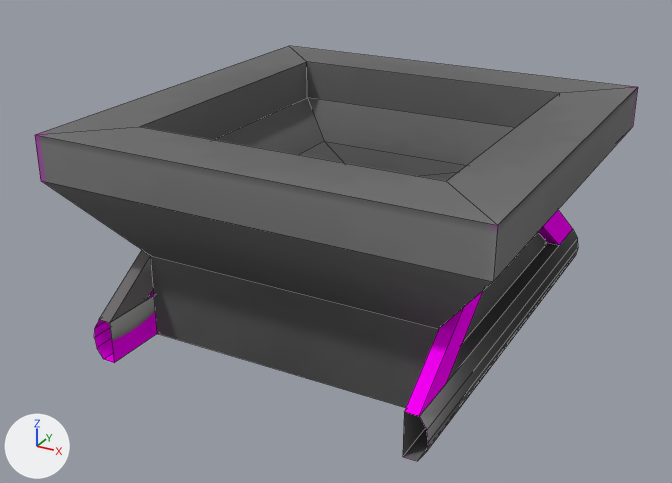
An edit to the Blender file resources/assets/taam/models/conveyor.blend, drawn before and after from the same camera.
One viewpoint serves both versions: a camera (50 mm lens) standing at (1.434, -2.32, 1.07) and looking at (0.468, -0.564, 0.192). The axes (+X, +Y, +Z) are drawn at lower left. The lights are the same throughout. Mesh edges are drawn as thin lines.

The older version as bpy lines, for what is in view:
```python
me_cchmdl = bpy.data.meshes.new('cchmdl')
me_cchmdl.from_pydata(...)  # 16 vertices, 8 faces; spans x 0.5..1.0, y -1.0..0.0, z 0.0..0.5
me_cchmdl.materials.append(mat_conveyor_002)  # picture img_conveyor_002
me_smdl_alu = bpy.data.meshes.new('smdl_alu')
me_smdl_alu.from_pydata(...)  # 98 vertices, 42 faces, 14 loose edges; spans x 0.1..0.9, y -1.0..0.0, z 0.0..0.35
me_smdl_alu.materials.append(mat_conveyor)  # picture img_conveyor
ob_conveyor_chute = bpy.data.objects.new('Conveyor Chute', me_cchmdl)
ob_conveyor_chute.location = (0.0, 0.0, 0.0)
_m = ob_conveyor_chute.modifiers.new('Mirror', 'MIRROR')
_m.use_axis = (True, True, False)
_m.mirror_object = ob_mirrorobject45deg_1
ob_mirrorobject45deg_1 = bpy.data.objects.new('MirrorObject45deg', None)
ob_mirrorobject45deg_1.location = (0.5, -0.5, 0.5)
ob_mirrorobject45deg_1.rotation_euler = (0.0, 0.0, 0.785)  # degrees (0, 0, 45)
ob_support_alu = bpy.data.objects.new('Support_Alu', me_smdl_alu)
ob_support_alu.location = (0.0, 0.0, 0.0)
```
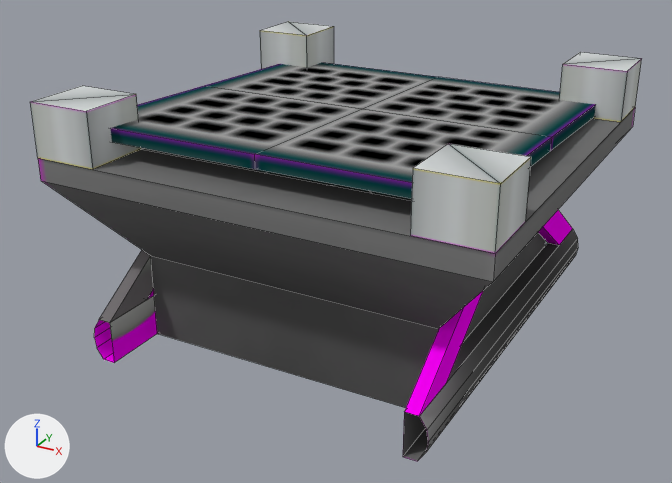
ob_mirrorobject45deg_1 is not drawn itself; it is used by a modifier of ob_conveyor_chute.

Edits to the scene script, one JSON object a line:
```json
{"op": "add", "block": "me_csvmdl", "code": ["me_csvmdl = bpy.data.meshes.new('csvmdl')", "me_csvmdl.from_pydata(...)  # 18 vertices, 16 faces; spans x 0.062..0.938, y -0.938..-0.062, z 0.45..0.52", "me_csvmdl.materials.append(mat_conveyor)  # picture img_conveyor"]}
{"op": "add", "block": "me_cscmdl", "code": ["me_cscmdl = bpy.data.meshes.new('cscmdl')", "me_cscmdl.from_pydata(...)  # 28 vertices, 14 faces, 1 loose edge; spans x 0.5..1.0, y -1.0..0.0, z 0.0..0.57", "me_cscmdl.materials.append(mat_conveyor)  # picture img_conveyor"]}
{"op": "remove", "block": "ob_mirrorobject45deg_1", "code": ["ob_mirrorobject45deg_1 = bpy.data.objects.new('MirrorObject45deg', None)", "ob_mirrorobject45deg_1.location = (0.5, -0.5, 0.5)", "ob_mirrorobject45deg_1.rotation_euler = (0.0, 0.0, 0.785)  # degrees (0, 0, 45)"]}
{"block": "ob_conveyor_chute", "where": "_m = ob_conveyor_chute.modifiers.new('Mirror', 'MIRROR')"}
{"op": "remove", "block": "ob_conveyor_chute", "code": "_m.mirror_object = ob_mirrorobject45deg_1"}
{"op": "add", "block": "ob_conveyor_chute", "code": "ob_conveyor_chute.hide_viewport = True"}
{"op": "add", "block": "ob_conveyor_sieve", "code": ["ob_conveyor_sieve = bpy.data.objects.new('Conveyor Sieve', me_csvmdl)", "ob_conveyor_sieve.location = (0.0, 0.0, 0.0)"]}
{"op": "add", "block": "ob_conveyor_sieve_chute", "code": ["ob_conveyor_sieve_chute = bpy.data.objects.new('Conveyor Sieve Chute', me_cscmdl)", "ob_conveyor_sieve_chute.location = (0.0, 0.0, 0.0)", "_m = ob_conveyor_sieve_chute.modifiers.new('Mirror', 'MIRROR')", "_m.use_axis = (True, True, False)", "_m.mirror_object = ob_mirrorobject45deg"]}
```

Pixel boxes (x1, y1, x2, y2) of what changed, in the pictures (672 x 483 px):
```json
{"object": "Conveyor Chute", "change": "deleted, hidden", "before": [35, 46, 638, 408]}
{"object": "Conveyor Sieve Chute", "change": "added", "after": [30, 22, 642, 408]}
{"object": "Conveyor Sieve", "change": "added", "after": [110, 62, 596, 199]}
```
